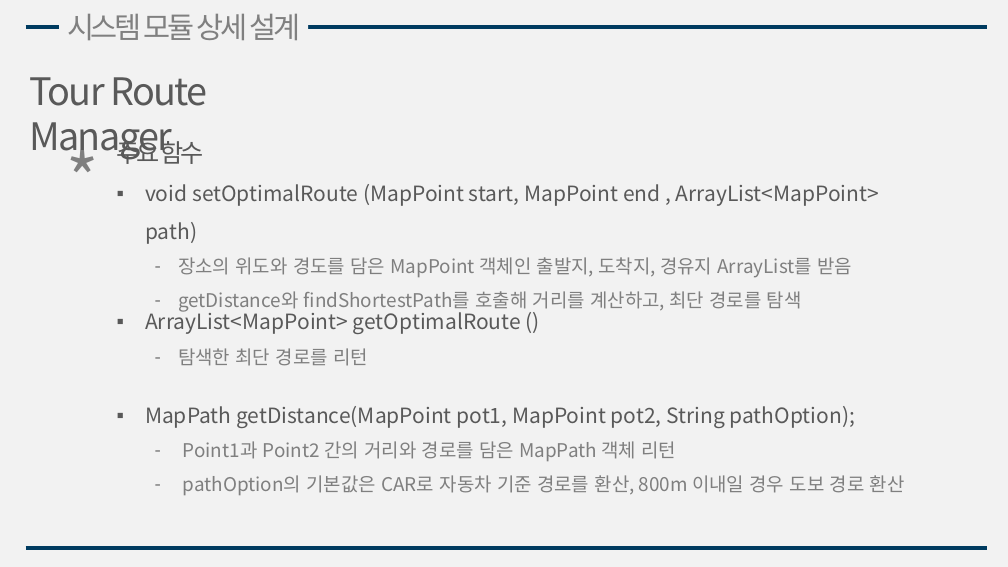
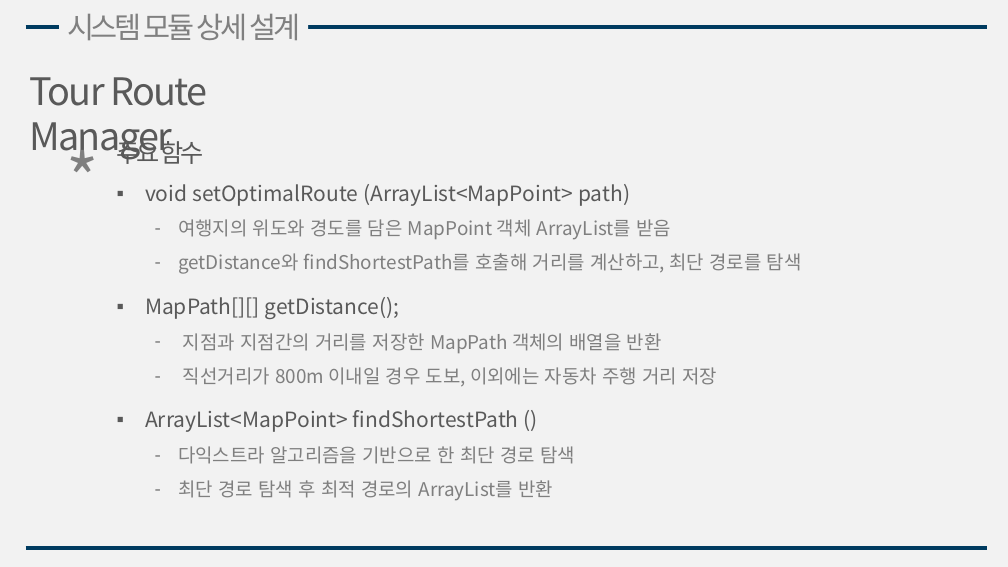
Before and after one commit to gmlrud1211/project, a slide deck: slide 12 of document/설계서.pptx. Drawn at 1008x567 pixels with LibreOffice and Linux fonts; fonts in the diff are those of the drawing. Boxes give left, top, right and bottom in pixels: in the first picture for what was removed or moved away, otherwise in the second. Text is boxed around its words. In the diff, an @@ line names an element or a change of style, - is before the commit and + after.

```diff
--- a/document/설계서.pptx
+++ b/document/설계서.pptx
@@ text at <box>145,184,672,240</box>: text changed @@
-▪ void setOptimalRoute (MapPoint start, MapPoint end , ArrayList<MapPoint> path)
-  – 장소의 위도와 경도를 담은 MapPoint 객체인 출발지, 도착지, 경유지 ArrayList를 받음
+▪ void setOptimalRoute (ArrayList<MapPoint> path)
+  – 여행지의 위도와 경도를 담은 MapPoint 객체 ArrayList를 받음
@@ text at <box>145,297,718,386</box>: text changed @@
-▪ MapPath getDistance(MapPoint pot1, MapPoint pot2, String pathOption);
-  – Point1과 Point2 간의 거리와 경로를 담은 MapPath 객체 리턴
-  – pathOption의 기본값은 CAR로 자동차 기준 경로를 환산, 800m 이내일 경우 도보 경로 환산
+▪ MapPath[][] getDistance();
+  – 지점과 지점간의 거리를 저장한 MapPath 객체의 배열을 반환
+  – 직선거리가 800m 이내일 경우 도보, 이외에는 자동차 주행 거리 저장
@@ text removed at <box>145,308,521,366</box> @@
-▪ ArrayList<MapPoint> getOptimalRoute ()
-  – 탐색한 최단 경로를 리턴
@@ text added at <box>145,410,575,501</box>, 18 pt, text #7F7F7F @@
+▪ ArrayList<MapPoint> findShortestPath ()
+  – 다익스트라 알고리즘을 기반으로 한 최단 경로 탐색
+  – 최단 경로 탐색 후 최적 경로의 ArrayList를 반환
```
Also in this commit, not shown: 2 other slides changed, 1 slide removed, 1 other file.
